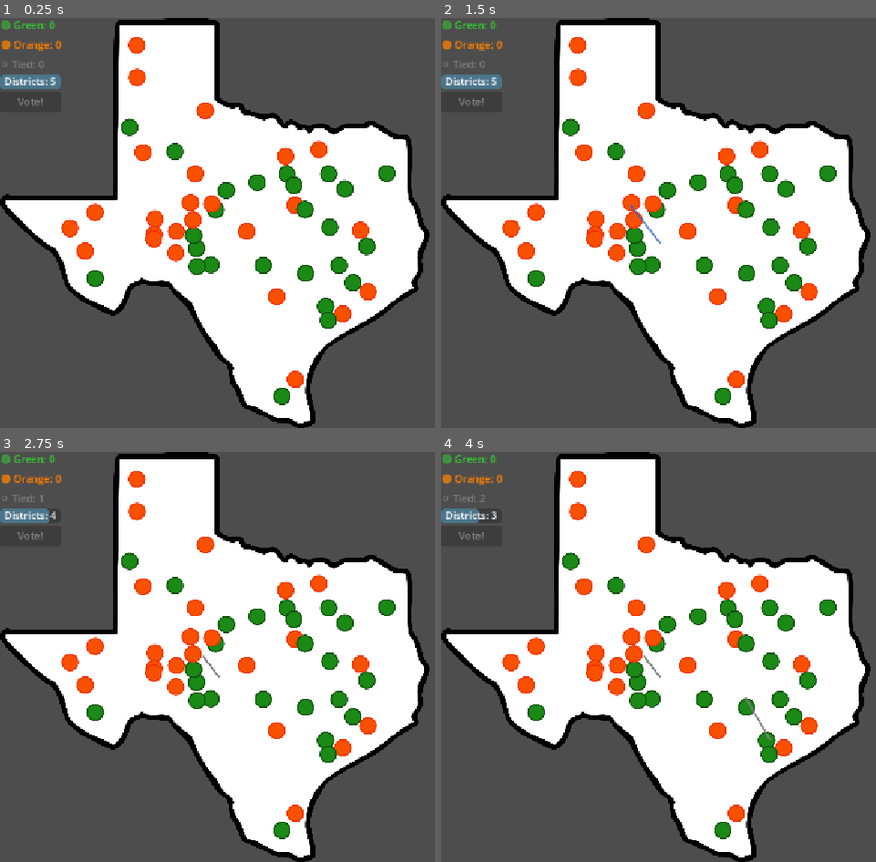
Above: before the commit, frames 1-4 (two rows, left to right).
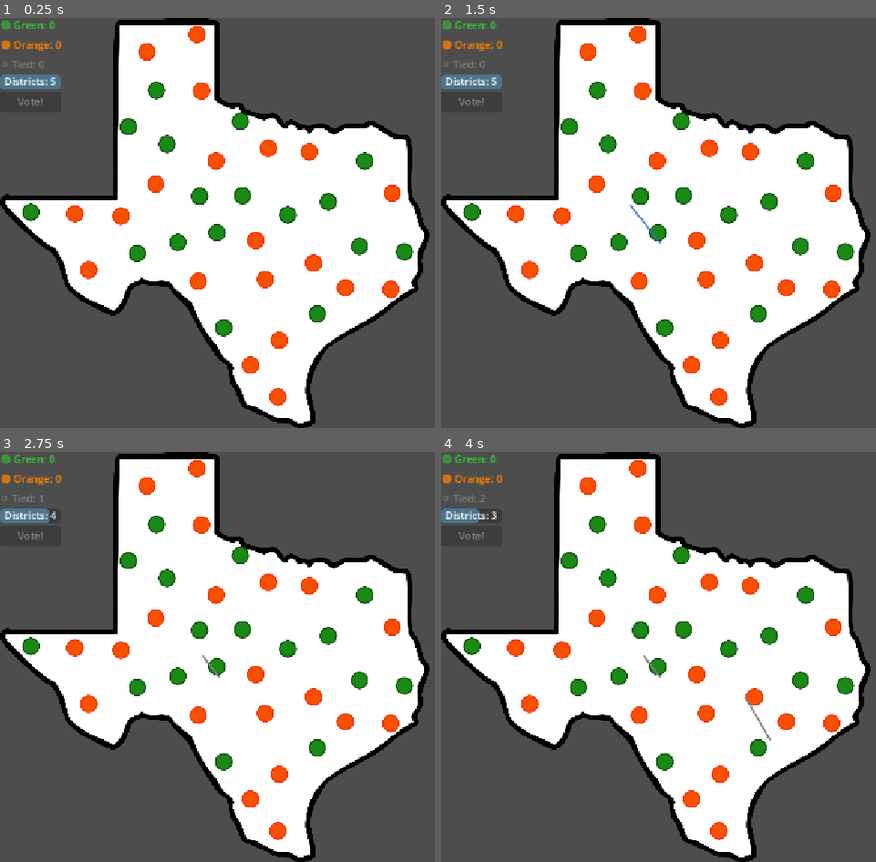
Above: after the commit, the same moments.

Repository: Luke9389/TEXAS
Game: Godot game, scene res://main.tscn
The game is run twice, just before and just after one commit, with the same random seed, the same clock (stepped at 60 frames per second) and the same inputs.
Inputs (mouse positions are in pixels of both pictures, inside the frame that each line leads up to):
- Up to frame 1 (0.25 s): no input
- Up to frame 2 (1.5 s): tap Enter at 0.5 s; move the mouse to (outside the picture) at 0.52 s; click (outside the picture) at 0.67 s; tap Space at 1.25 s; drag from (658, 243) to (571, 128) at 1.27 s
- Up to frame 3 (2.75 s): move the mouse to (outside the picture) at 2.02 s; click (outside the picture) at 2.17 s
- Up to frame 4 (4 s): tap Enter at 2.75 s; drag from (767, 739) to (697, 616) at 2.77 s; move the mouse to (outside the picture) at 3.52 s; click (outside the picture) at 3.67 s

The runs differ from the first frame. In frame 1, 11% of the frame differs, in the area x 5-96%, y 1-95%; in frame 2, 11%; in frame 3, 11%; in frame 4, 11%.

Commit message:
spawner stratetgies

Diff:
--- /dev/null
+++ b/clustered_spawn_strategy.gd
@@ -0,0 +1,79 @@
+class_name ClusteredSpawnStrategy
+extends SpawnStrategy
+
+# Clustered spawning strategy
+# Creates distinct clusters of pips for more realistic population distribution
+
+@export var num_clusters: int = 3
+@export var cluster_radius: float = 120.0
+@export var min_distance_between_pips: float = 30.0  # Closer spacing within clusters
+@export var max_attempts_per_pip: int = 50
+
+func generate_positions(count: int, boundary_node: TexasBoundary, existing_positions: Array[Vector2] = []) -> Array[Vector2]:
+	if not boundary_node:
+		push_error("ClusteredSpawnStrategy: boundary_node is required")
+		return []
+
+	var boundary_rect = get_boundary_bounding_rect(boundary_node)
+	if boundary_rect.size == Vector2.ZERO:
+		push_error("ClusteredSpawnStrategy: No valid boundary found")
+		return []
+
+	var generated_positions: Array[Vector2] = []
+	var all_existing = existing_positions.duplicate()
+
+	# Generate cluster centers
+	var cluster_centers: Array[Vector2] = []
+	for i in range(num_clusters):
+		var attempts = 0
+		while attempts < 100:  # Try to find good cluster centers
+			var center = Vector2(
+				randf_range(boundary_rect.position.x, boundary_rect.position.x + boundary_rect.size.x),
+				randf_range(boundary_rect.position.y, boundary_rect.position.y + boundary_rect.size.y)
+			)
+
+			if boundary_node.is_point_inside_inner_boundary(center):
+				cluster_centers.append(center)
+				break
+
+			attempts += 1
+
+	if cluster_centers.is_empty():
+		push_error("ClusteredSpawnStrategy: Could not find any valid cluster centers")
+		return []
+
+	# Distribute pips among clusters
+	var pips_per_cluster = float(count) / float(cluster_centers.size())
+	var remaining_pips = count % cluster_centers.size()
+
+	for cluster_idx in range(cluster_centers.size()):
+		var cluster_center = cluster_centers[cluster_idx]
+		var pips_for_this_cluster = int(pips_per_cluster)
+
+		# Add extra pip to first clusters if there's a remainder
+		if cluster_idx < remaining_pips:
+			pips_for_this_cluster += 1
+
+		# Generate positions around this cluster center
+		for i in range(pips_for_this_cluster):
+			var position_found = false
+
+			for attempt in range(max_attempts_per_pip):
+				# Generate position within cluster radius
+				var angle = randf() * 2.0 * PI
+				var distance = randf() * cluster_radius
+				var cluster_pos = cluster_center + Vector2(cos(angle), sin(angle)) * distance
+
+				# Check if position is inside boundary
+				if boundary_node.is_point_inside_inner_boundary(cluster_pos):
+					# Check if position is valid (not too close to others)
+					if is_position_valid(cluster_pos, all_existing, min_distance_between_pips):
+						generated_positions.append(cluster_pos)
+						all_existing.append(cluster_pos)
+						position_found = true
+						break
+
+			if not position_found:
+				print("ClusteredSpawnStrategy: Warning - Could not find valid position for pip in cluster ", cluster_idx)
+
+	return generated_positions
--- /dev/null
+++ b/grid_spawn_strategy.gd
@@ -0,0 +1,60 @@
+class_name GridSpawnStrategy
+extends SpawnStrategy
+
+# Grid-based spawning strategy with jitter
+# Creates a more organized distribution with some randomness
+
+@export var grid_spacing: float = 80.0
+@export var jitter_amount: float = 20.0  # Random offset from grid points
+@export var min_distance_between_pips: float = 40.0
+
+func generate_positions(count: int, boundary_node: TexasBoundary, existing_positions: Array[Vector2] = []) -> Array[Vector2]:
+	if not boundary_node:
+		push_error("GridSpawnStrategy: boundary_node is required")
+		return []
+
+	var boundary_rect = get_boundary_bounding_rect(boundary_node)
+	if boundary_rect.size == Vector2.ZERO:
+		push_error("GridSpawnStrategy: No valid boundary found")
+		return []
+
+	var generated_positions: Array[Vector2] = []
+	var all_existing = existing_positions.duplicate()
+	var grid_positions: Array[Vector2] = []
+
+	# Generate grid points within bounding rectangle
+	var x = boundary_rect.position.x
+	while x <= boundary_rect.position.x + boundary_rect.size.x:
+		var y = boundary_rect.position.y
+		while y <= boundary_rect.position.y + boundary_rect.size.y:
+			var grid_point = Vector2(x, y)
+
+			# Add jitter to make it less rigid
+			var jittered_point = grid_point + Vector2(
+				randf_range(-jitter_amount, jitter_amount),
+				randf_range(-jitter_amount, jitter_amount)
+			)
+
+			# Check if it's inside the boundary
+			if boundary_node.is_point_inside_inner_boundary(jittered_point):
+				grid_positions.append(jittered_point)
+
+			y += grid_spacing
+		x += grid_spacing
+
+	# Shuffle grid positions for variety
+	grid_positions.shuffle()
+
+	# Take the first 'count' positions that don't conflict with existing
+	for grid_pos in grid_positions:
+		if generated_positions.size() >= count:
+			break
+
+		if is_position_valid(grid_pos, all_existing, min_distance_between_pips):
+			generated_positions.append(grid_pos)
+			all_existing.append(grid_pos)
+
+	if generated_positions.size() < count:
+		print("GridSpawnStrategy: Warning - Only generated ", generated_positions.size(), " positions out of ", count, " requested")
+
+	return generated_positions
--- a/pip_spawner.gd
+++ b/pip_spawner.gd
@@ -4,8 +4,8 @@
 @export var num_pips_to_spawn: int = 50
 @export var pip_scene: PackedScene = preload("res://pip.tscn")
 @export var texas_boundary_path: NodePath = "../TEXAS"
-@export var spawn_attempts_per_pip: int = 100
 
+var spawn_strategy: SpawnStrategy
 var texas_boundary: TexasBoundary
 var spawned_pips: Array[PipArea] = []
 
@@ -22,6 +22,10 @@
 		push_error("PipSpawner: No pip scene assigned!")
 		return
 
+	# Set default spawn strategy if none assigned
+	if not spawn_strategy:
+		spawn_strategy = RandomSpawnStrategy.new()
+
 	# Wait a frame to ensure everything is ready
 	await get_tree().process_frame
 
@@ -30,51 +34,23 @@
 func spawn_pips():
 	print("Spawning ", num_pips_to_spawn, " pips in Texas...")
 
-	# Get the inner boundary polygon to determine spawn area
-	var boundary_polygon = texas_boundary.get_local_inner_boundary_polygon()
-	if boundary_polygon.is_empty():
-		push_error("PipSpawner: No inner boundary polygon found!")
+	if not spawn_strategy:
+		push_error("PipSpawner: No spawn strategy assigned!")
 		return
 
-	# Calculate bounding box of Texas
-	var min_x = INF
-	var max_x = -INF
-	var min_y = INF
-	var max_y = -INF
+	# Get existing pip positions to avoid conflicts
+	var existing_positions: Array[Vector2] = []
+	for pip in spawned_pips:
+		existing_positions.append(pip.global_position)
 
-	for point in boundary_polygon:
-		var global_point = texas_boundary.to_global(point)
-		min_x = min(min_x, global_point.x)
-		max_x = max(max_x, global_point.x)
-		min_y = min(min_y, global_point.y)
-		max_y = max(max_y, global_point.y)
+	# Use strategy to generate positions
+	var positions = spawn_strategy.generate_positions(num_pips_to_spawn, texas_boundary, existing_positions)
 
-	# Spawn pips
-	var successful_spawns = 0
-	for i in range(num_pips_to_spawn):
-		var pip_spawned = false
+	# Spawn pips at generated positions
+	for spawn_position in positions:
+		_spawn_pip_at_position(spawn_position)
 
-		# Try multiple times to find a valid position
-		for attempt in range(spawn_attempts_per_pip):
-			# Generate random position within bounding box
-			var random_pos = Vector2(
-				randf_range(min_x, max_x),
-				randf_range(min_y, max_y)
-			)
-
-			# Check if position is inside inner Texas boundary
-			if texas_boundary.is_point_inside_inner_boundary(random_pos):
-				# Check if position is not too close to existing pips
-				if _is_position_valid(random_pos):
-					_spawn_pip_at_position(random_pos)
-					successful_spawns += 1
-					pip_spawned = true
-					break
-
-		if not pip_spawned:
-			print("Warning: Could not find valid position for pip ", i + 1)
-
-	print("Successfully spawned ", successful_spawns, " pips out of ", num_pips_to_spawn, " requested")
+	print("Successfully spawned ", positions.size(), " pips out of ", num_pips_to_spawn, " requested")
 
 func _spawn_pip_at_position(spawn_position: Vector2):
 	var pip_instance = pip_scene.instantiate() as PipArea
@@ -92,12 +68,20 @@
 	add_child(pip_instance)
 	spawned_pips.append(pip_instance)
 
+# This method is now handled by spawn strategies, but kept for backward compatibility
 func _is_position_valid(_position: Vector2, min_distance: float = 60.0) -> bool:
-	# Check distance from existing pips to avoid overlap
-	for existing_pip in spawned_pips:
-		if existing_pip.global_position.distance_to(position) < min_distance:
-			return false
-	return true
+	var existing_positions: Array[Vector2] = []
+	for pip in spawned_pips:
+		existing_positions.append(pip.global_position)
+
+	if spawn_strategy:
+		return spawn_strategy.is_position_valid(_position, existing_positions, min_distance)
+	else:
+		# Fallback to old logic if no strategy
+		for existing_pip in spawned_pips:
+			if existing_pip.global_position.distance_to(_position) < min_distance:
+				return false
+		return true
 
 func get_all_spawned_pips() -> Array[PipArea]:
 	return spawned_pips
--- /dev/null
+++ b/random_spawn_strategy.gd
@@ -0,0 +1,46 @@
+class_name RandomSpawnStrategy
+extends SpawnStrategy
+
+# Random scatter spawning strategy
+# Generates positions randomly within the boundary with collision avoidance
+
+@export var max_attempts_per_pip: int = 100
+@export var min_distance_between_pips: float = 60.0
+
+func generate_positions(count: int, boundary_node: TexasBoundary, existing_positions: Array[Vector2] = []) -> Array[Vector2]:
+	if not boundary_node:
+		push_error("RandomSpawnStrategy: boundary_node is required")
+		return []
+
+	var boundary_rect = get_boundary_bounding_rect(boundary_node)
+	if boundary_rect.size == Vector2.ZERO:
+		push_error("RandomSpawnStrategy: No valid boundary found")
+		return []
+
+	var generated_positions: Array[Vector2] = []
+	var all_existing = existing_positions.duplicate()
+
+	for i in range(count):
+		var position_found = false
+
+		# Try multiple times to find a valid position
+		for attempt in range(max_attempts_per_pip):
+			# Generate random position within bounding box
+			var random_pos = Vector2(
+				randf_range(boundary_rect.position.x, boundary_rect.position.x + boundary_rect.size.x),
+				randf_range(boundary_rect.position.y, boundary_rect.position.y + boundary_rect.size.y)
+			)
+
+			# Check if position is inside boundary
+			if boundary_node.is_point_inside_inner_boundary(random_pos):
+				# Check if position is valid (not too close to others)
+				if is_position_valid(random_pos, all_existing, min_distance_between_pips):
+					generated_positions.append(random_pos)
+					all_existing.append(random_pos)  # Add to existing for next iteration
+					position_found = true
+					break
+
+		if not position_found:
+			print("RandomSpawnStrategy: Warning - Could not find valid position for pip ", i + 1)
+
+	return generated_positions
--- /dev/null
+++ b/spawn_strategy.gd
@@ -0,0 +1,37 @@
+class_name SpawnStrategy
+extends RefCounted
+
+# Base class for pip spawning strategies
+# Provides flexible, testable approaches to positioning pips within boundaries
+
+# Generate positions for spawning pips
+# Returns Array[Vector2] of global positions where pips should be spawned
+func generate_positions(_count: int, _boundary_node: TexasBoundary, _existing_positions: Array[Vector2] = []) -> Array[Vector2]:
+	push_error("SpawnStrategy: generate_positions() must be implemented by subclass")
+	return []
+
+# Check if a position is valid (not too close to existing positions)
+func is_position_valid(position: Vector2, existing_positions: Array[Vector2], min_distance: float = 60.0) -> bool:
+	for existing_pos in existing_positions:
+		if existing_pos.distance_to(position) < min_distance:
+			return false
+	return true
+
+# Get bounding rectangle for a boundary polygon in global coordinates
+func get_boundary_bounding_rect(boundary_node: TexasBoundary) -> Rect2:
+	var boundary_polygon = boundary_node.get_global_inner_boundary_polygon()
+	if boundary_polygon.is_empty():
+		return Rect2()
+
+	var min_x = INF
+	var max_x = -INF
+	var min_y = INF
+	var max_y = -INF
+
+	for point in boundary_polygon:
+		min_x = min(min_x, point.x)
+		max_x = max(max_x, point.x)
+		min_y = min(min_y, point.y)
+		max_y = max(max_y, point.y)
+
+	return Rect2(Vector2(min_x, min_y), Vector2(max_x - min_x, max_y - min_y))
Not shown, added: clustered_spawn_strategy.gd.uid
Not shown, added: grid_spawn_strategy.gd.uid
Not shown, added: random_spawn_strategy.gd.uid
Not shown, added: spawn_strategy.gd.uid
Not shown, changed: CLAUDE.md
